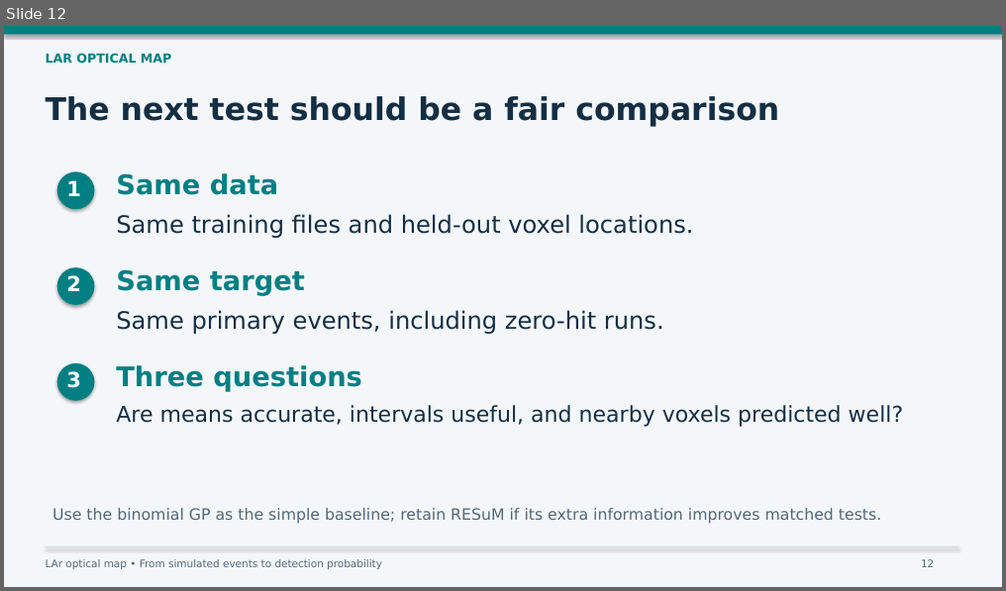
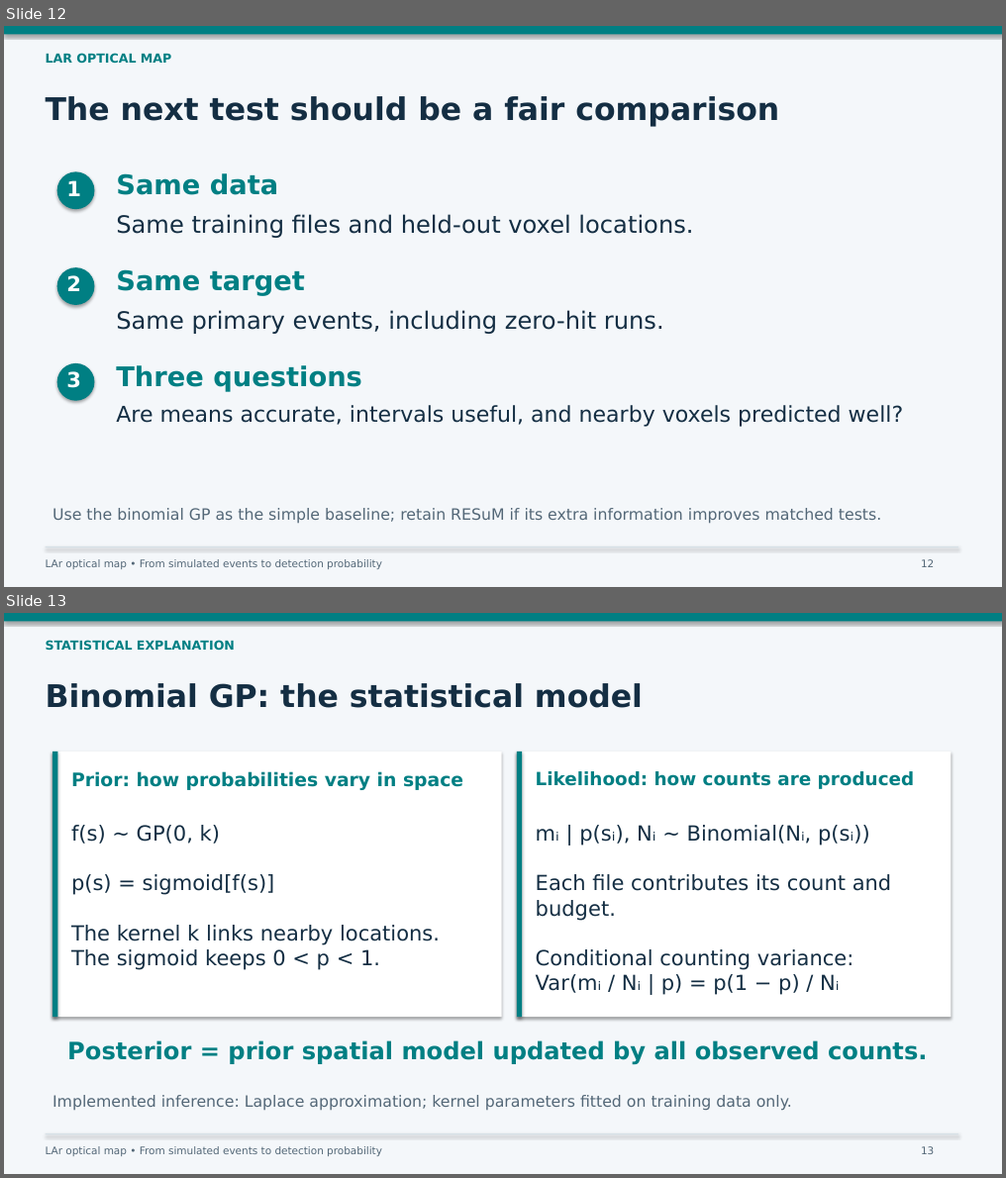
Before and after one commit to annkasch/RESUM_FLEX, a slide deck: presentations/binomial_gp_vs_resum/binomial_gp_vs_resum.pptx. Shown one above the other, each under a label of ours: slide 12 before the commit, slides 12 and 13 after it. The pictures are 1006x591 and 1006x1178 pixels, drawn with LibreOffice and Linux fonts; fonts in the diff are those of the drawing. Boxes give left, top, right and bottom in pixels: in the first picture for what was removed or moved away, otherwise in the second. Text is boxed around its words. In the diff, an @@ line names an element or a change of style, - is before the commit and + after.

Commit message:
Add statistical explanations of binomial GP and RESuM to slides

```diff
--- a/presentations/binomial_gp_vs_resum/binomial_gp_vs_resum.pptx
+++ b/presentations/binomial_gp_vs_resum/binomial_gp_vs_resum.pptx
@@ slide 13 added at box(4, 613, 1002, 1174), background #FFFFFF @@
@@ rectangle added at box(4, 613, 1002, 1174), fill #F4F7FA @@
@@ rectangle added at box(4, 613, 1002, 621), fill #007F83 @@
@@ text added at box(46, 640, 235, 650), 12 pt, text #007F83, bold @@
+STATISTICAL EXPLANATION
@@ text added at box(46, 683, 643, 708), 30 pt, text #142E43, bold @@
+Binomial GP: the statistical model
@@ rectangle added at box(53, 752, 502, 1017), fill #FFFFFF @@
@@ rectangle added at box(53, 752, 57, 1017), fill #007F83 @@
@@ rectangle added at box(517, 752, 951, 1017), fill #FFFFFF @@
@@ rectangle added at box(517, 752, 522, 1017), fill #007F83 @@
@@ text added at box(71, 771, 463, 790), 17.9 pt, text #007F83, bold @@
+Prior: how probabilities vary in space
@@ text added at box(536, 771, 914, 789), 17.4 pt, text #007F83, bold @@
+Likelihood: how counts are produced
@@ text added at box(71, 825, 440, 970), 20 pt, text #142E43 @@
+f(s) ~ GP(0, k)
+p(s) = sigmoid[f(s)]
+The kernel k links nearby locations.
+The sigmoid keeps 0 < p < 1.
@@ text added at box(536, 825, 892, 995), 20 pt, text #142E43 @@
+mᵢ | p(sᵢ), Nᵢ ~ Binomial(Nᵢ, p(sᵢ))
+Each file contributes its count and
+budget.
+Conditional counting variance:
+Var(mᵢ / Nᵢ | p) = p(1 − p) / Nᵢ
@@ text added at box(67, 1041, 927, 1065), 23 pt, text #007F83, bold @@
+Posterior = prior spatial model updated by all observed counts.
@@ text added at box(53, 1095, 792, 1111), 15 pt, text #536777 @@
+Implemented inference: Laplace approximation; kernel parameters fitted on training data only.
@@ rectangle added at box(46, 1134, 958, 1135), fill #D6E0E7 @@
@@ text added at box(46, 1147, 382, 1157), 10 pt, text #536777 @@
+LAr optical map • From simulated events to detection probability
@@ text added at box(921, 1147, 934, 1155), 10 pt, text #536777 @@
+13
```
Also in this commit, not shown: 3 slides changed, 1 other slide added, 2 other files.
